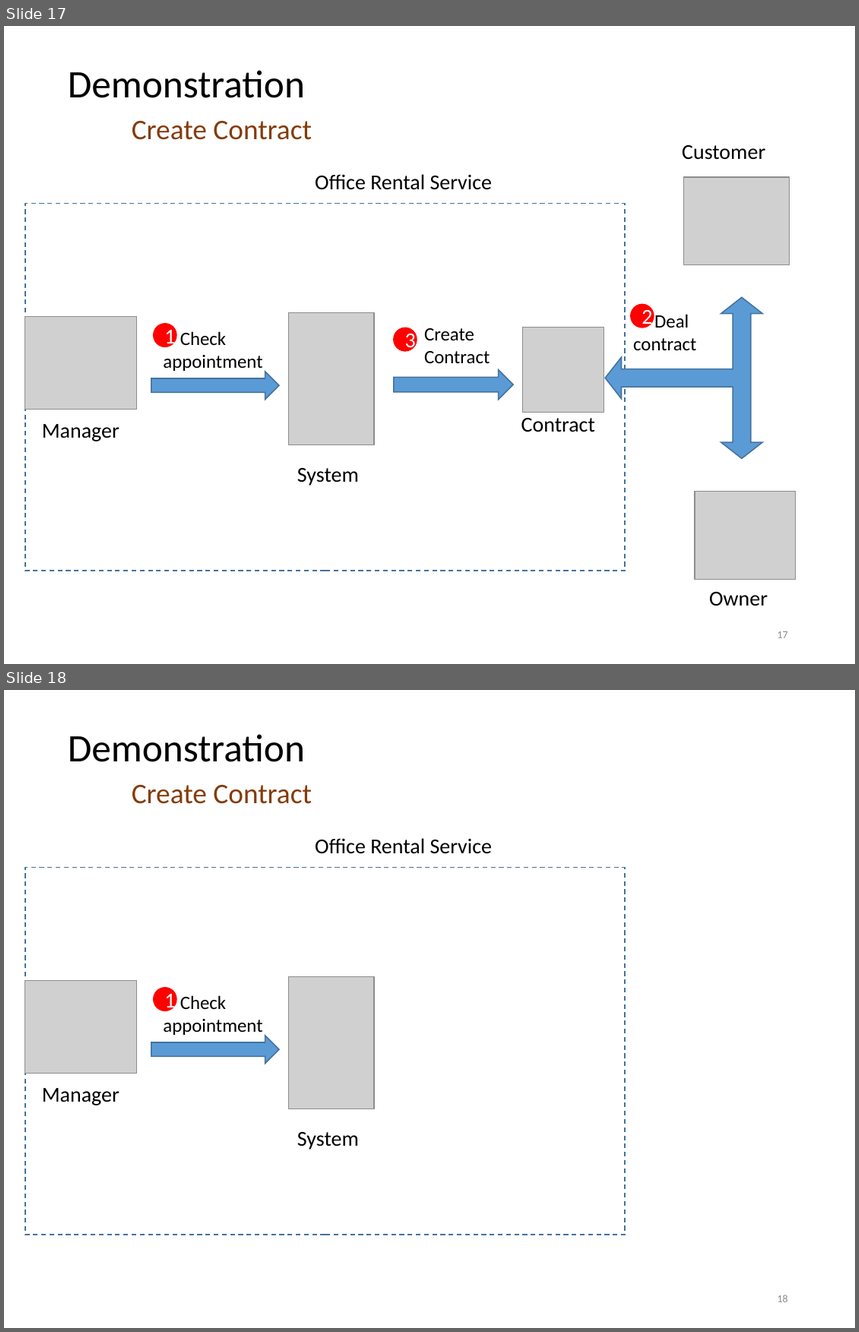
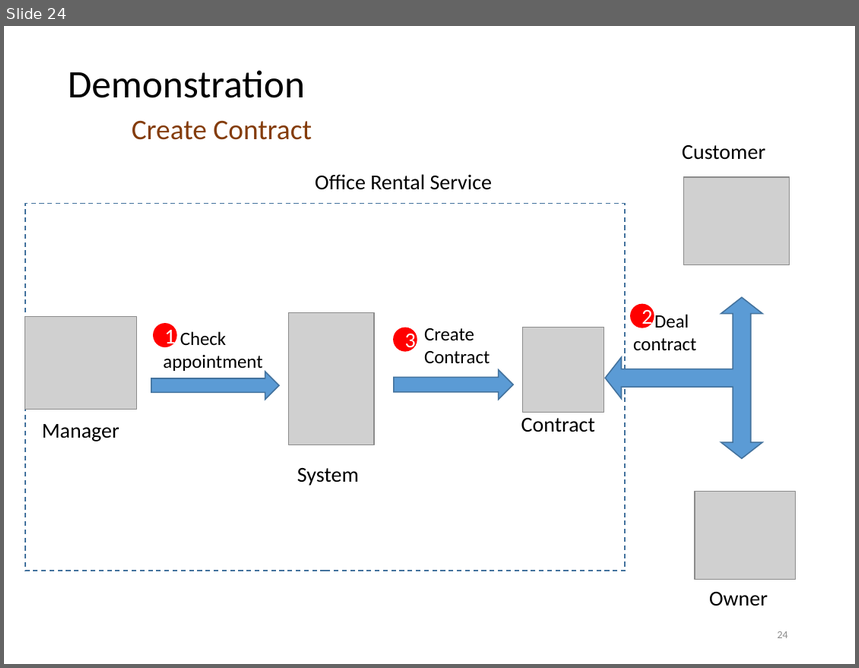
Before and after one commit to tienlx93/capstone-ors, a slide deck: doc/SlidePresentation 2 v3.pptx. Shown one above the other, each under a label of ours: slides 17 and 18 before the commit, slide 24 after it. The pictures are 859x1332 and 859x668 pixels, drawn with LibreOffice and Linux fonts; fonts in the diff are those of the drawing; grey boxes stand for pictures. Boxes give left, top, right and bottom in pixels: in the first picture for what was removed or moved away, otherwise in the second. Text is boxed around its words. In the diff, an @@ line names an element or a change of style, - is before the commit and + after.

Commit message:
- fix bug repair - fix office list layout

```diff
--- a/doc/SlidePresentation 2 v3.pptx
+++ b/doc/SlidePresentation 2 v3.pptx
@@ slide 18 removed at (4, 690, 855, 1328), background #FFFFFF @@
@@ title removed at (68, 734, 312, 804) @@
-Demonstration
-Create Contract
@@ text removed at (315, 838, 493, 854) @@
-Office Rental Service
@@ rectangle removed at (25, 868, 626, 1236) @@
@@ picture removed at (25, 981, 137, 1074) @@
@@ picture removed at (289, 977, 374, 1109) @@
@@ ellipse removed at (154, 988, 177, 1011) @@
-1
@@ text removed at (163, 996, 262, 1035) @@
-Check
-appointment
@@ right arrow removed at (151, 1036, 279, 1064) @@
@@ text removed at (42, 1088, 120, 1106) @@
-Manager
@@ text removed at (297, 1132, 359, 1150) @@
-System
@@ page number removed at (778, 1295, 788, 1303) @@
-18
@@ what was slide 17 is now slide 24 @@
@@ page number at (778, 632, 788, 639): text changed @@
-17
+24
```
Also in this commit, not shown: 9 slides added, 6 other slides removed, 9 other files.
